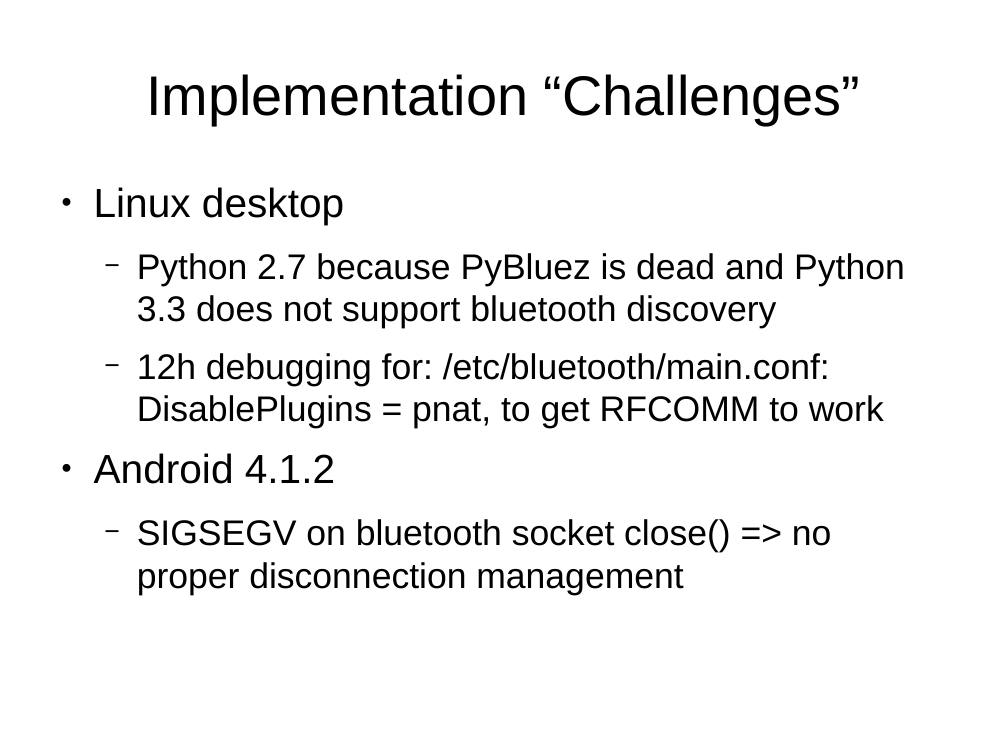
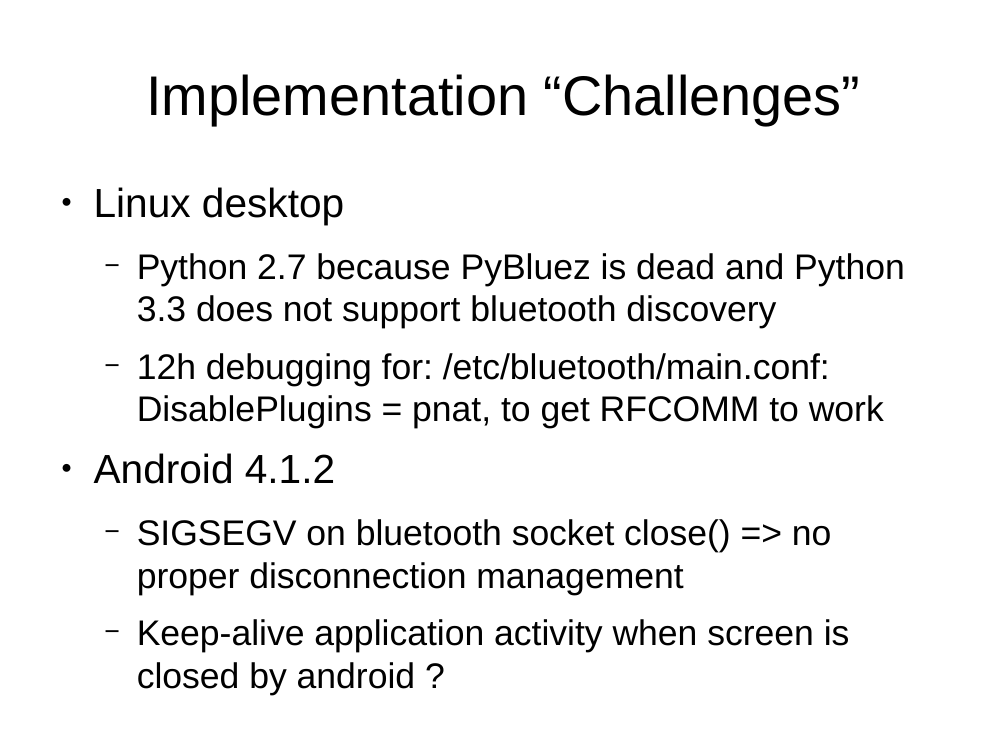
Before and after one commit to hevi9/acdeco-desktop, a slide deck: slide 7 of doc/acdeco-presentation.odp. Drawn at 1008x756 pixels with LibreOffice and Linux fonts; fonts in the diff are those of the drawing. Boxes give left, top, right and bottom in pixels: in the first picture for what was removed or moved away, otherwise in the second. Text is boxed around its words. In the diff, an @@ line names an element or a change of style, - is before the commit and + after.

Commit message:
presentation

```diff
--- a/doc/acdeco-presentation.odp
+++ b/doc/acdeco-presentation.odp
@@ text at (137, 619, 850, 695): paragraph added @@
+  − Keep-alive application activity when screen is closed by android ?
```
